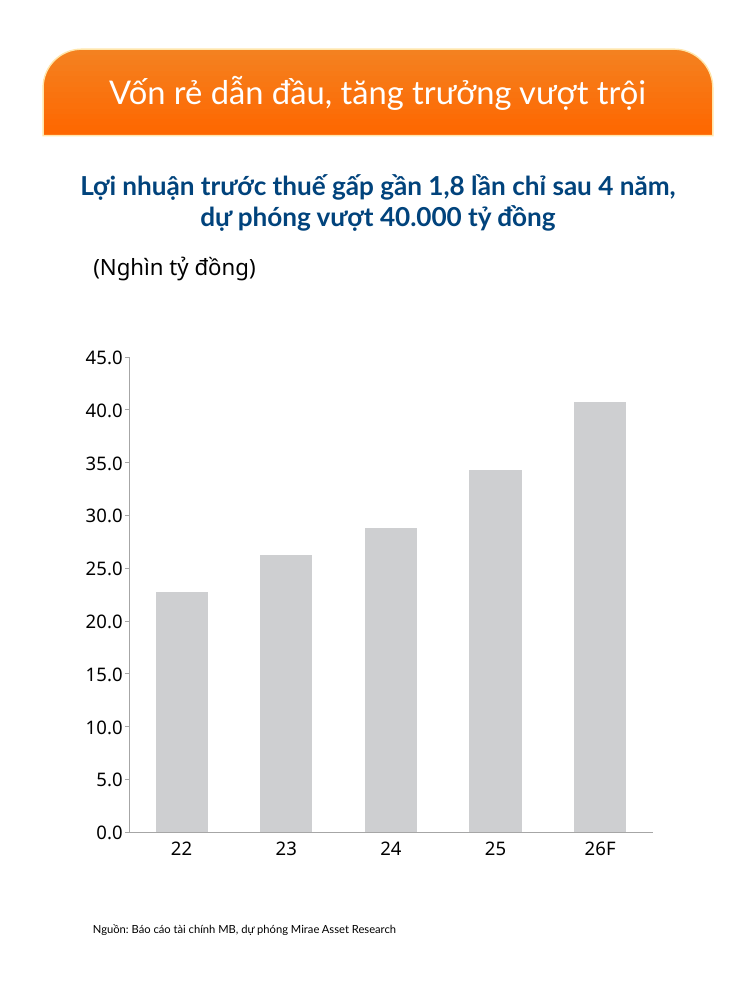
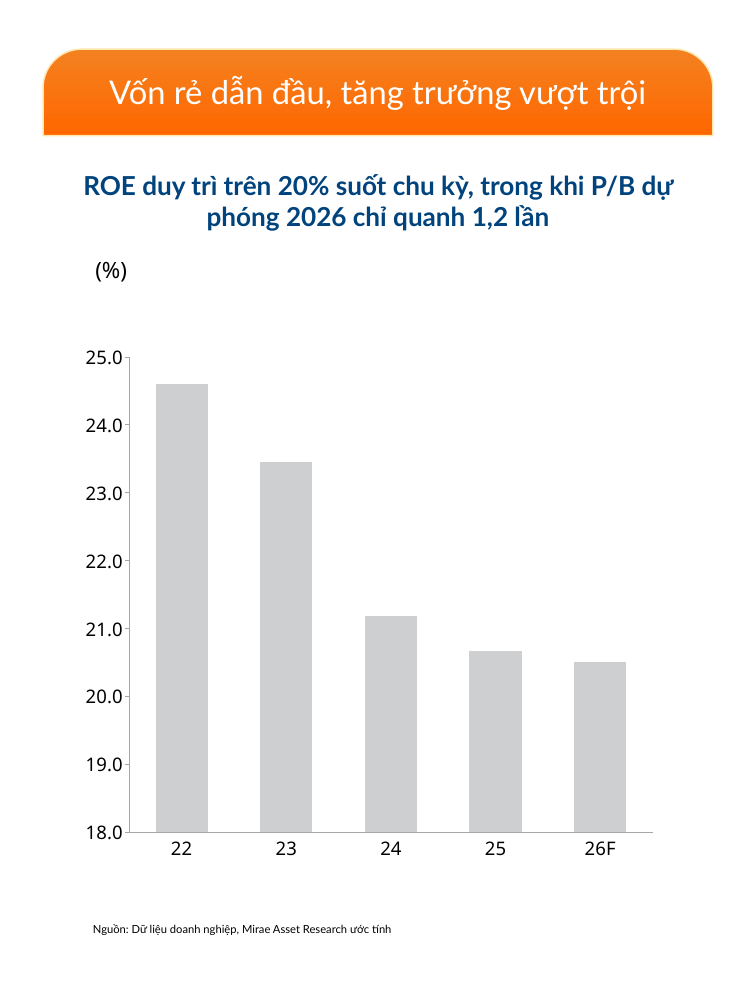
Before and after one commit to datquanton/verbose-guide, a slide deck: slide 4 of hotstock-mbb/Ngan_hang_MBB_Hotstock.pptx (slide 2 before the commit). Drawn at 756x1008 pixels with LibreOffice and Linux fonts; fonts in the diff are those of the drawing; background and template pictures are left out. Boxes give left, top, right and bottom in pixels: in the first picture for what was removed or moved away, otherwise in the second. Text is boxed around its words. In the diff, an @@ line names an element or a change of style, - is before the commit and + after.

```diff
--- a/hotstock-mbb/Ngan_hang_MBB_Hotstock.pptx
+++ b/hotstock-mbb/Ngan_hang_MBB_Hotstock.pptx
@@ text at (83, 174, 674, 231): text changed @@
-Lợi nhuận trước thuế gấp gần 1,8 lần chỉ sau 4 năm, dự phóng vượt 40.000 tỷ đồng
+ROE duy trì trên 20% suốt chu kỳ, trong khi P/B dự phóng 2026 chỉ quanh 1,2 lần
@@ column chart at (85, 248, 670, 907) @@
@@ title "(Nghìn tỷ đồng) " to "(%) " @@
-Series 1: 22.7, 26.3, 28.8, 34.3, 40.7
+Series 1: 24.6, 23.4, 21.2, 20.7, 20.5
@@ text at (93, 924, 391, 935): text changed @@
-Nguồn: Báo cáo tài chính MB, dự phóng Mirae Asset Research
+Nguồn: Dữ liệu doanh nghiệp, Mirae Asset Research ước tính
```
Also in this commit, not shown: 2 other slides changed, 1 slide added, 1 slide removed, 4 other files.
